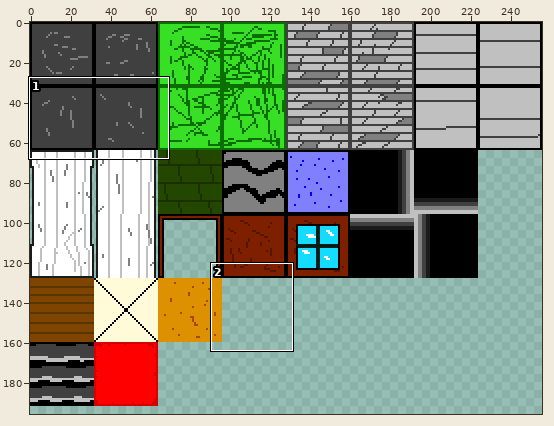
File history of a sprite sheet, GM Proj/background/images/bg_blocks.png. The picture above shows the old version from afar; the outline marks the close-up.
Close-up. Old version:
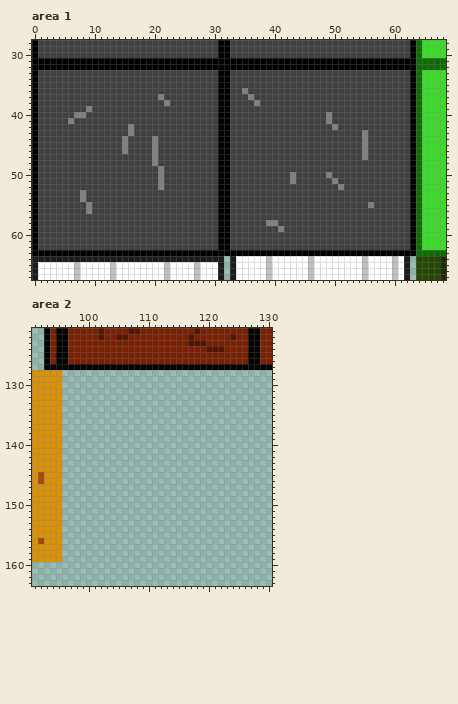
The file is 256x256 pixels. Colours within 5 levels of each other are drawn and written as one. Shown: area 1: x 0..68, y 28..67; area 2: x 91..130, y 121..163. The wide view leaves out empty margins.
New version:
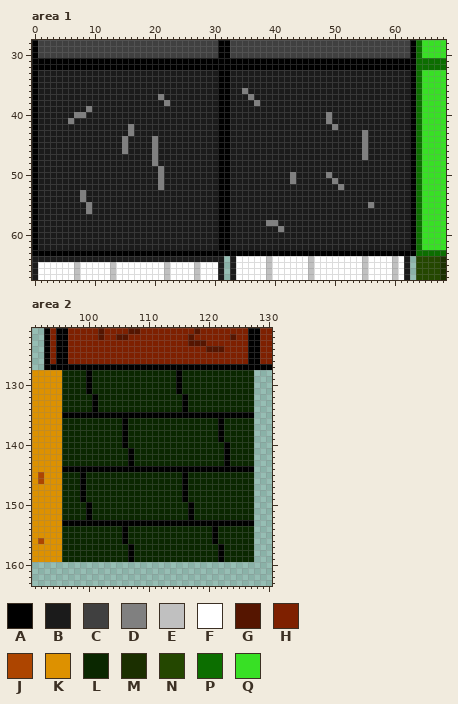
Palette (. is transparent): A #000000  B #1b1b1b  C #404040  D #808080  E #c0c0c0  F #ffffff  G #551500  H #7e2000  J #ad4500  K #dd9100  L #0a2700  M #1b2f00  N #244700  P #0c6e00  Q #38e025
Diff:
Area 1:
y 33..35: x 1..30 CCCCCCCCCCCCCCCCCCCCCCCCCCCCCC -> BBBBBBBBBBBBBBBBBBBBBBBBBBBBBB; x 33..62 CCCCCCCCCCCCCCCCCCCCCCCCCCCCCC -> BBBBBBBBBBBBBBBBBBBBBBBBBBBBBB
y 36: x 1..30 CCCCCCCCCCCCCCCCCCCCCCCCCCCCCC -> BBBBBBBBBBBBBBBBBBBBBBBBBBBBBB; x 33..34 CC -> BB; x 36..62 CCCCCCCCCCCCCCCCCCCCCCCCCCC -> BBBBBBBBBBBBBBBBBBBBBBBBBBB
y 37: x 1..20 CCCCCCCCCCCCCCCCCCCC -> BBBBBBBBBBBBBBBBBBBB; x 22..30 CCCCCCCCC -> BBBBBBBBB; x 33..35 CCC -> BBB; x 37..62 CCCCCCCCCCCCCCCCCCCCCCCCCC -> BBBBBBBBBBBBBBBBBBBBBBBBBB
y 38: x 1..21 CCCCCCCCCCCCCCCCCCCCC -> BBBBBBBBBBBBBBBBBBBBB; x 23..30 CCCCCCCC -> BBBBBBBB; x 33..36 CCCC -> BBBB; x 38..62 CCCCCCCCCCCCCCCCCCCCCCCCC -> BBBBBBBBBBBBBBBBBBBBBBBBB
y 39: x 1..8 CCCCCCCC -> BBBBBBBB; x 10..30 CCCCCCCCCCCCCCCCCCCCC -> BBBBBBBBBBBBBBBBBBBBB; x 33..62 CCCCCCCCCCCCCCCCCCCCCCCCCCCCCC -> BBBBBBBBBBBBBBBBBBBBBBBBBBBBBB
y 40: x 1..6 CCCCCC -> BBBBBB; x 9..30 CCCCCCCCCCCCCCCCCCCCCC -> BBBBBBBBBBBBBBBBBBBBBB; x 33..48 CCCCCCCCCCCCCCCC -> BBBBBBBBBBBBBBBB; x 50..62 CCCCCCCCCCCCC -> BBBBBBBBBBBBB
y 41: x 1..5 CCCCC -> BBBBB; x 7..30 CCCCCCCCCCCCCCCCCCCCCCCC -> BBBBBBBBBBBBBBBBBBBBBBBB; x 33..48 CCCCCCCCCCCCCCCC -> BBBBBBBBBBBBBBBB; x 50..62 CCCCCCCCCCCCC -> BBBBBBBBBBBBB
y 42: x 1..15 CCCCCCCCCCCCCCC -> BBBBBBBBBBBBBBB; x 17..30 CCCCCCCCCCCCCC -> BBBBBBBBBBBBBB; x 33..49 CCCCCCCCCCCCCCCCC -> BBBBBBBBBBBBBBBBB; x 51..62 CCCCCCCCCCCC -> BBBBBBBBBBBB
y 43: x 1..15 CCCCCCCCCCCCCCC -> BBBBBBBBBBBBBBB; x 17..30 CCCCCCCCCCCCCC -> BBBBBBBBBBBBBB; x 33..54 CCCCCCCCCCCCCCCCCCCCCC -> BBBBBBBBBBBBBBBBBBBBBB; x 56..62 CCCCCCC -> BBBBBBB
y 44..46: x 1..14 CCCCCCCCCCCCCC -> BBBBBBBBBBBBBB; x 16..19 CCCC -> BBBB; x 21..30 CCCCCCCCCC -> BBBBBBBBBB; x 33..54 CCCCCCCCCCCCCCCCCCCCCC -> BBBBBBBBBBBBBBBBBBBBBB; x 56..62 CCCCCCC -> BBBBBBB
y 47: x 1..19 CCCCCCCCCCCCCCCCCCC -> BBBBBBBBBBBBBBBBBBB; x 21..30 CCCCCCCCCC -> BBBBBBBBBB; x 33..54 CCCCCCCCCCCCCCCCCCCCCC -> BBBBBBBBBBBBBBBBBBBBBB; x 56..62 CCCCCCC -> BBBBBBB
y 48: x 1..19 CCCCCCCCCCCCCCCCCCC -> BBBBBBBBBBBBBBBBBBB; x 21..30 CCCCCCCCCC -> BBBBBBBBBB; x 33..62 CCCCCCCCCCCCCCCCCCCCCCCCCCCCCC -> BBBBBBBBBBBBBBBBBBBBBBBBBBBBBB
y 49: x 1..20 CCCCCCCCCCCCCCCCCCCC -> BBBBBBBBBBBBBBBBBBBB; x 22..30 CCCCCCCCC -> BBBBBBBBB; x 33..62 CCCCCCCCCCCCCCCCCCCCCCCCCCCCCC -> BBBBBBBBBBBBBBBBBBBBBBBBBBBBBB
y 50: x 1..20 CCCCCCCCCCCCCCCCCCCC -> BBBBBBBBBBBBBBBBBBBB; x 22..30 CCCCCCCCC -> BBBBBBBBB; x 33..42 CCCCCCCCCC -> BBBBBBBBBB; x 44..48 CCCCC -> BBBBB; x 50..62 CCCCCCCCCCCCC -> BBBBBBBBBBBBB
y 51: x 1..20 CCCCCCCCCCCCCCCCCCCC -> BBBBBBBBBBBBBBBBBBBB; x 22..30 CCCCCCCCC -> BBBBBBBBB; x 33..42 CCCCCCCCCC -> BBBBBBBBBB; x 44..49 CCCCCC -> BBBBBB; x 51..62 CCCCCCCCCCCC -> BBBBBBBBBBBB
y 52: x 1..20 CCCCCCCCCCCCCCCCCCCC -> BBBBBBBBBBBBBBBBBBBB; x 22..30 CCCCCCCCC -> BBBBBBBBB; x 33..50 CCCCCCCCCCCCCCCCCC -> BBBBBBBBBBBBBBBBBB; x 52..62 CCCCCCCCCCC -> BBBBBBBBBBB
y 53..54: x 1..7 CCCCCCC -> BBBBBBB; x 9..30 CCCCCCCCCCCCCCCCCCCCCC -> BBBBBBBBBBBBBBBBBBBBBB; x 33..62 CCCCCCCCCCCCCCCCCCCCCCCCCCCCCC -> BBBBBBBBBBBBBBBBBBBBBBBBBBBBBB
y 55: x 1..8 CCCCCCCC -> BBBBBBBB; x 10..30 CCCCCCCCCCCCCCCCCCCCC -> BBBBBBBBBBBBBBBBBBBBB; x 33..55 CCCCCCCCCCCCCCCCCCCCCCC -> BBBBBBBBBBBBBBBBBBBBBBB; x 57..62 CCCCCC -> BBBBBB
y 56: x 1..8 CCCCCCCC -> BBBBBBBB; x 10..30 CCCCCCCCCCCCCCCCCCCCC -> BBBBBBBBBBBBBBBBBBBBB; x 33..62 CCCCCCCCCCCCCCCCCCCCCCCCCCCCCC -> BBBBBBBBBBBBBBBBBBBBBBBBBBBBBB
y 57: x 1..30 CCCCCCCCCCCCCCCCCCCCCCCCCCCCCC -> BBBBBBBBBBBBBBBBBBBBBBBBBBBBBB; x 33..62 CCCCCCCCCCCCCCCCCCCCCCCCCCCCCC -> BBBBBBBBBBBBBBBBBBBBBBBBBBBBBB
y 58: x 1..30 CCCCCCCCCCCCCCCCCCCCCCCCCCCCCC -> BBBBBBBBBBBBBBBBBBBBBBBBBBBBBB; x 33..38 CCCCCC -> BBBBBB; x 41..62 CCCCCCCCCCCCCCCCCCCCCC -> BBBBBBBBBBBBBBBBBBBBBB
y 59: x 1..30 CCCCCCCCCCCCCCCCCCCCCCCCCCCCCC -> BBBBBBBBBBBBBBBBBBBBBBBBBBBBBB; x 33..40 CCCCCCCC -> BBBBBBBB; x 42..62 CCCCCCCCCCCCCCCCCCCCC -> BBBBBBBBBBBBBBBBBBBBB
y 60..62: x 1..30 CCCCCCCCCCCCCCCCCCCCCCCCCCCCCC -> BBBBBBBBBBBBBBBBBBBBBBBBBBBBBB; x 33..62 CCCCCCCCCCCCCCCCCCCCCCCCCCCCCC -> BBBBBBBBBBBBBBBBBBBBBBBBBBBBBB
Area 2:
y 128..131: x 96..127 ................................ -> LLLLALLLLLLLLLLLLLLALLLLLLLLLLLL
y 132..134: x 96..127 ................................ -> LLLLLALLLLLLLLLLLLLLALLLLLLLLLLL
y 135: x 96..127 ................................ -> AAAAAAAAAAAAAAAAAAAAAAAAAAAAAAAA
y 136..139: x 96..127 ................................ -> LLLLLLLLLLALLLLLLLLLLLLLLLALLLLL
y 140: x 96..127 ................................ -> LLLLLLLLLLALLLLLLLLLLLLLLLLALLLL
y 141..143: x 96..127 ................................ -> LLLLLLLLLLLALLLLLLLLLLLLLLLALLLL
y 144: x 96..127 ................................ -> AAAAAAAAAAAAAAAAAAAAAAAAAAAAAAAA
y 145..149: x 96..127 ................................ -> LLLALLLLLLLLLLLLLLLLALLLLLLLLLLL
y 150..152: x 96..127 ................................ -> LLLLALLLLLLLLLLLLLLLLALLLLLLLLLL
y 153: x 96..127 ................................ -> AAAAAAAAAAAAAAAAAAAAAAAAAAAAAAAA
y 154..156: x 96..127 ................................ -> LLLLLLLLLLALLLLLLLLLLLLLLALLLLLL
y 157..159: x 96..127 ................................ -> LLLLLLLLLLLALLLLLLLLLLLLLLALLLLL
Where, in picture pixels (left, top, right, bottom), the same in both close-ups:
changed: (38, 70, 410, 250)
added: (62, 370, 254, 562)
